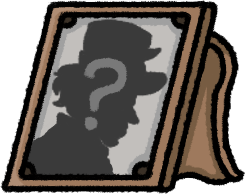
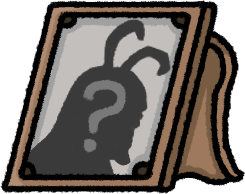
The second 245×194 image is a revision of the first. Changes to its layers:
painted on "INTERROGACAO" over [27, 18, 171, 178]
showed group "Catterpillar" (4 layers) over [27, 18, 171, 178]
painted on "Copiar de Pintar camada 3 Mescladas" (3rd of 8, in "ROUNDS" › "Catterpillar") over [27, 18, 171, 178]
hid group "chapeleiro" (3 layers) over [27, 18, 171, 178]